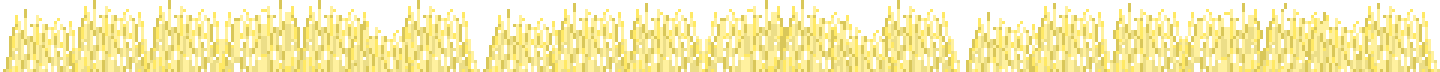
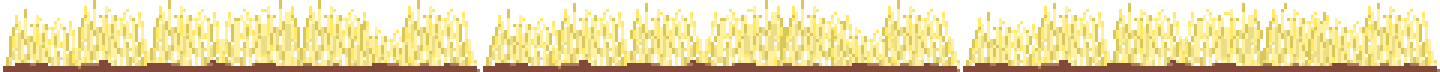
Comparing the layer stacks of the two 1440x72 images. Changes:
added layer "Layer 8" above "Layer 7" over (x1=963, y1=60, x2=1440, y2=72)
added layer "Layer 7" above "Layer 6" over (x1=483, y1=60, x2=960, y2=72)
added layer "Layer 6" above "Layer 5 copy 2" over (x1=3, y1=60, x2=480, y2=72)
